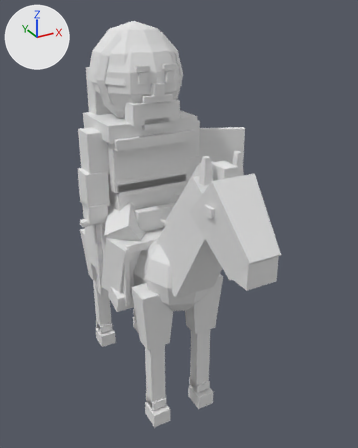
An edit to the Blender file art_source/blender/units/blend/britons/cavalry_a1.blend, drawn before and after from the same camera.
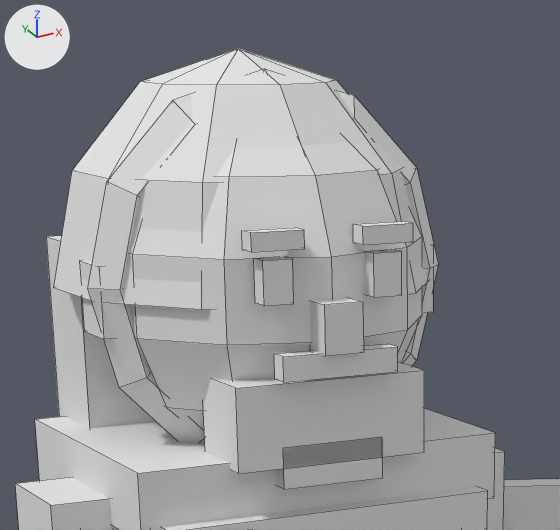
The first picture shows the older version from a camera (50 mm lens) standing at (-1.28, -2.82, 2.56) and looking at (0.16, -0.21, 1.25). The close-ups show the older and then the newer version on the part from 21% to 60% of the width and 2% to 31% of the height of that picture. Only the edits that show in the close-ups are written down. Lighting does not change. The marker at upper left points along +X, +Y and +Z. The close-ups show mesh edges as thin lines.

Names of what the first close-up shows: 'Body'.
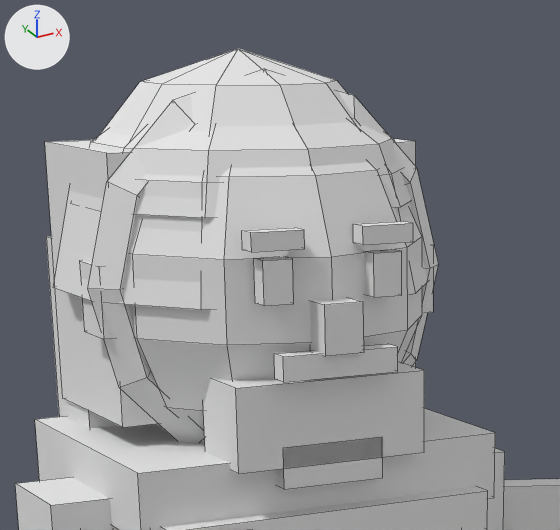
The newer file is also rescaled (x1.02) as a whole; pictures and numbers use the older file's frame.

Location of each change, [x1, y1, x2, y2] in pixels of the close-ups (560 x 530 px):
part 1 of me_body, added: after [45, 139, 416, 427]
part 2 of me_body, added: after [89, 122, 412, 218]

Edits to the bpy script that builds the scene:
```text
Change me_body:
    used by ob_body; location = (0.0, 0.0, 0.0)
    remove me_body.from_pydata(...)  # 859 vertices, 740 faces; spans x -0.45..0.68, y -1.29..0.92, z 0.0..2.48
    add me_body.from_pydata(...)  # 898 vertices, 777 faces; spans x -0.45..0.68, y -1.29..0.92, z 0.0..2.48
    me_body part 1: a new loose piece, a box spanning x -0.24..0.24, y -0.03..0.23, z 1.97..2.35, in mat_pe_unitpalette (its picture is missing)
    me_body part 2: the loose piece of 31 vertices spanning x -0.28..0.28, y -0.22..0.34, z 2.15..2.48 is copied, and the copy is scaled about its middle by (0.897, 0.893, 0.515), then moved by (0.0, -0.01, 0.04); it spans x -0.25..0.25, y -0.2..0.3, z 2.27..2.44
    other edits to the shape of me_body do not show in these pictures
```
